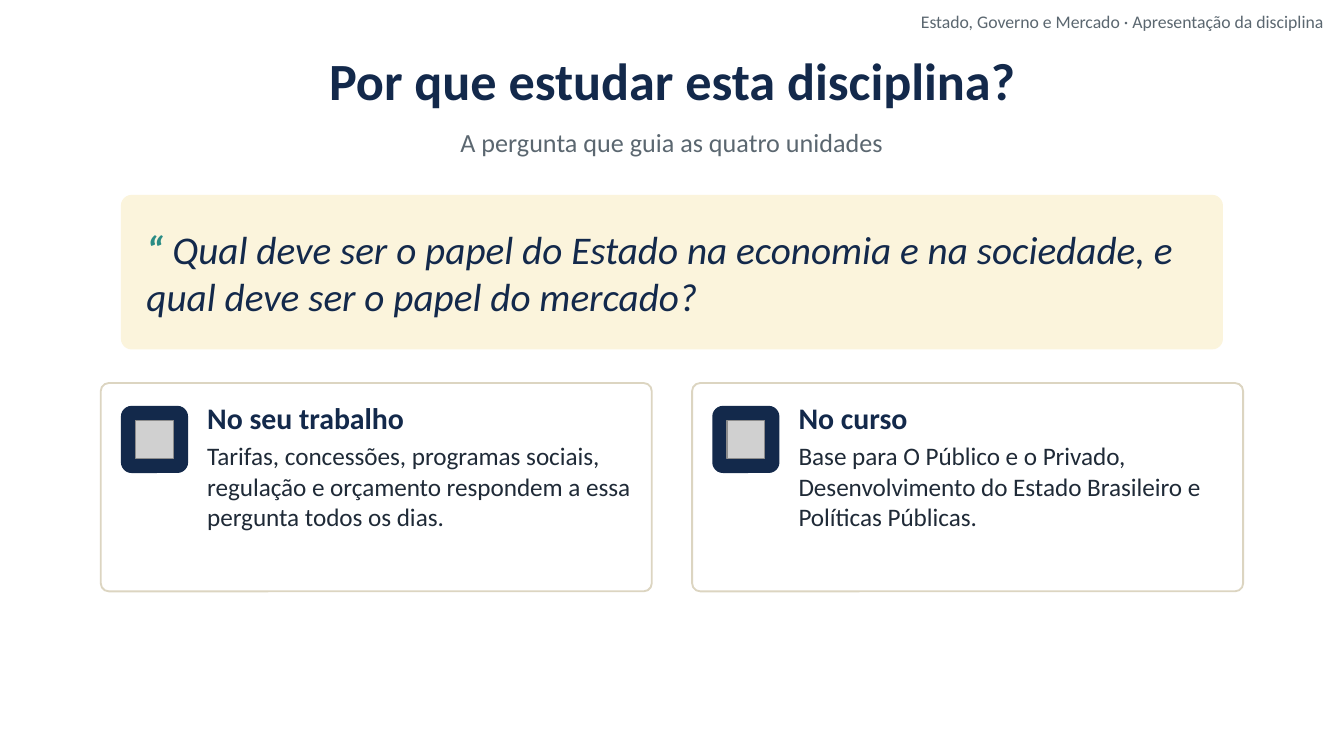
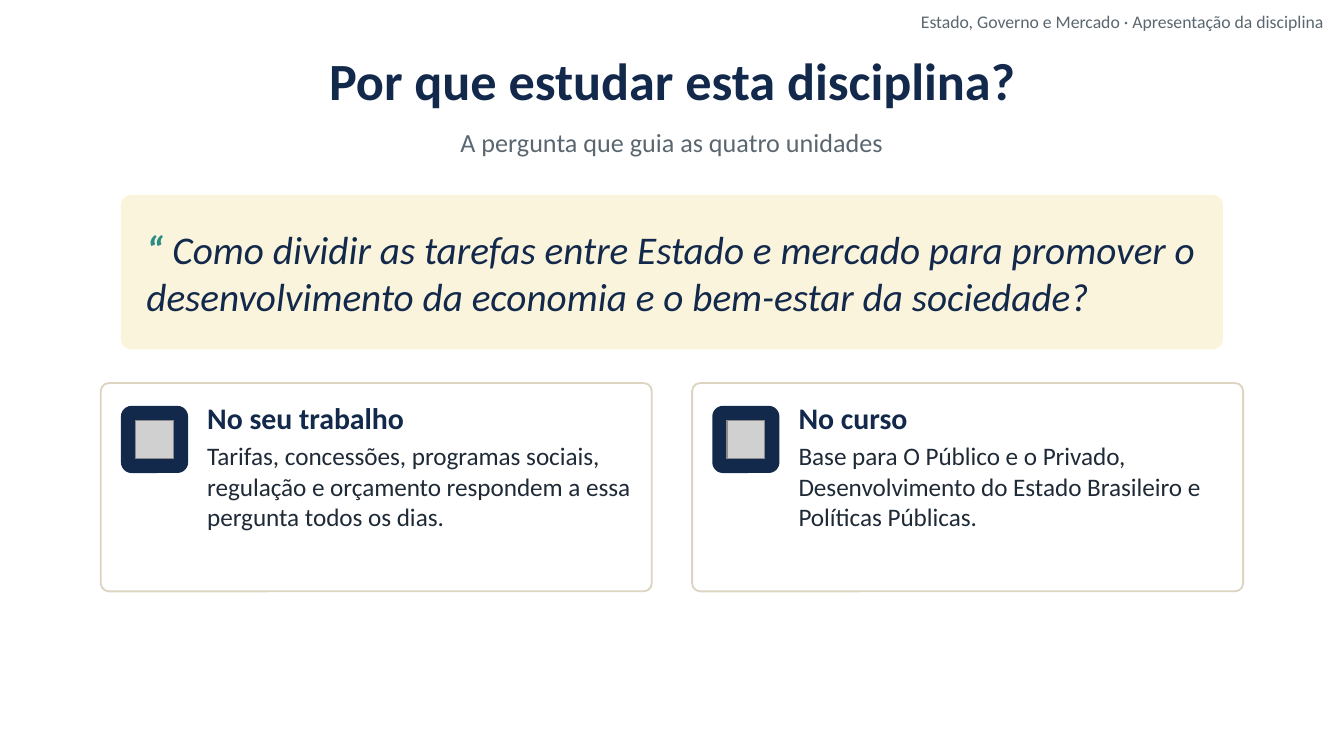
Before and after one commit to cleitonfranco74/gestao_publica, a slide deck: slide 4 of disciplina-01-estado-governo-mercado/materiais/00_Videoaula_de_Apresentacao.pptx. Drawn at 1344x756 pixels with LibreOffice and Linux fonts; fonts in the diff are those of the drawing; grey boxes stand for pictures; background and template pictures are left out. Boxes give left, top, right and bottom in pixels: in the first picture for what was removed or moved away, otherwise in the second. Text is boxed around its words. In the diff, an @@ line names an element or a change of style, - is before the commit and + after.

```diff
--- a/disciplina-01-estado-governo-mercado/materiais/00_Videoaula_de_Apresentacao.pptx
+++ b/disciplina-01-estado-governo-mercado/materiais/00_Videoaula_de_Apresentacao.pptx
@@ text in rounded rectangle at (x1=146, y1=236, x2=1195, y2=312): text changed @@
-“ Qual deve ser o papel do Estado na economia e na sociedade, e qual deve ser o papel do mercado?
+“ Como dividir as tarefas entre Estado e mercado para promover o desenvolvimento da economia e o bem-estar da sociedade?
```
Also in this commit, not shown: 3 other files.
